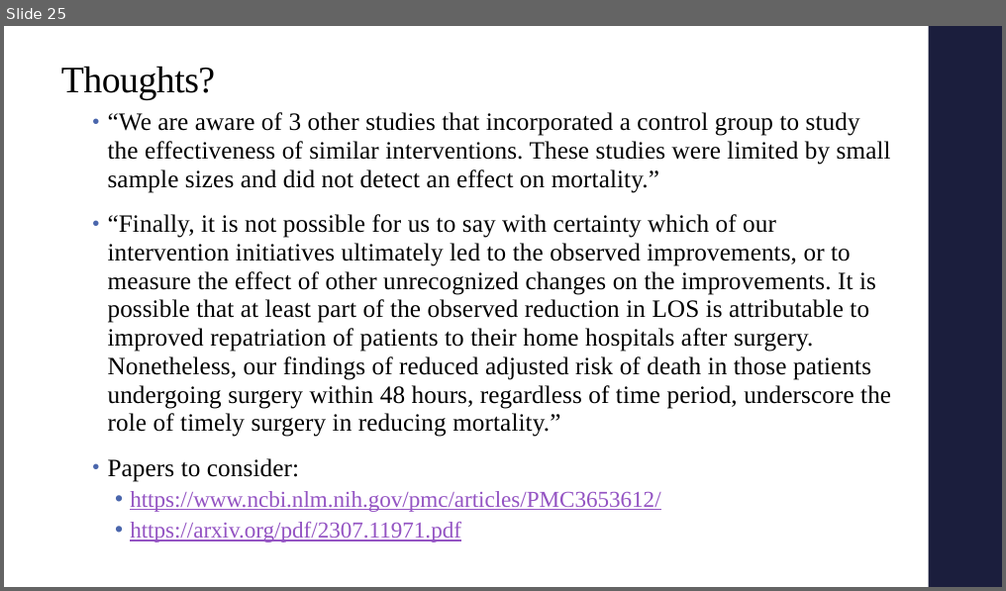
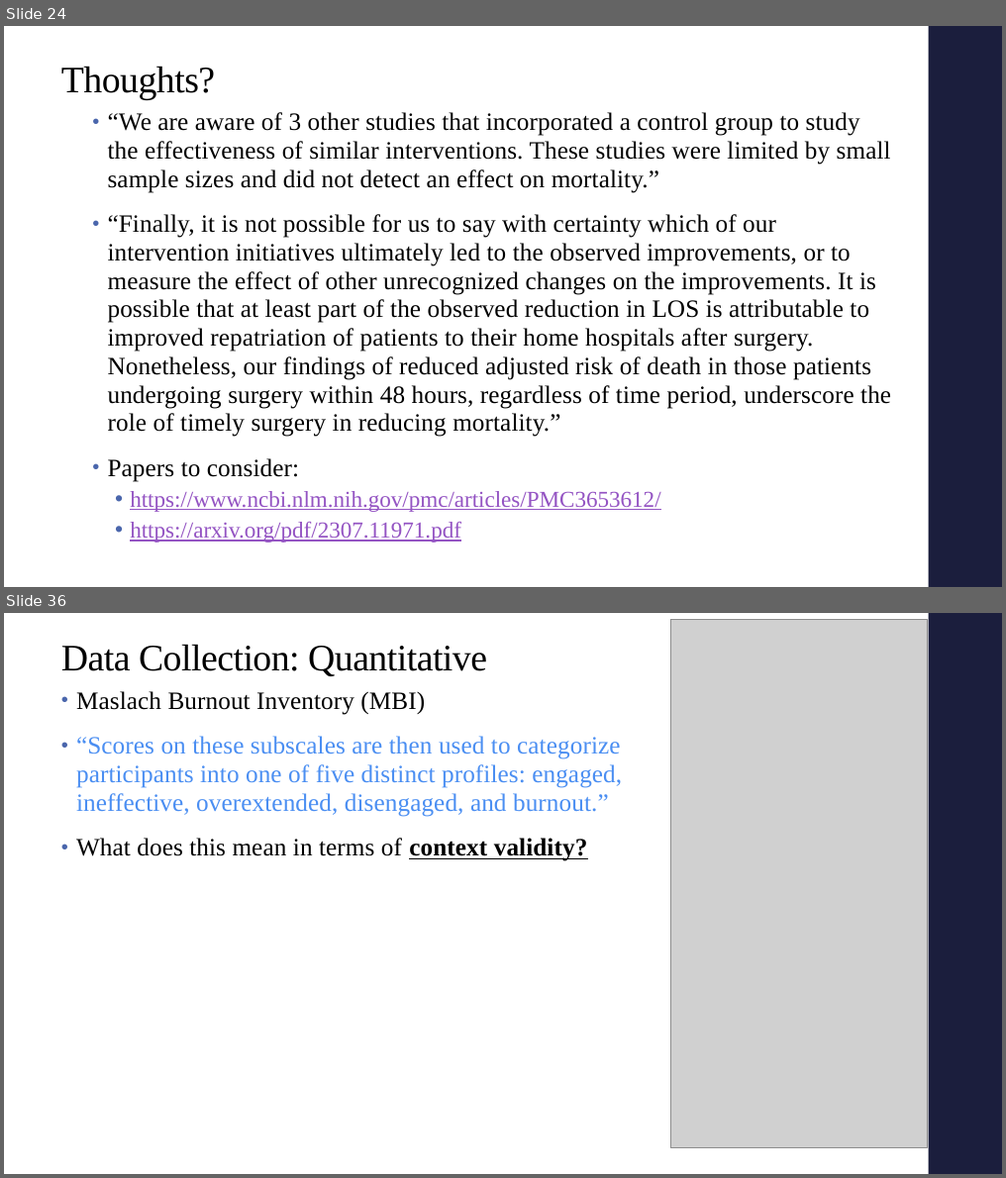
Before and after one commit to alex-hoagland/HAD5772, a slide deck: Lectures/Lecture10_SurvivalAnalysis_MixedMethods/Lecture10_SurvivalAnalysis_MixedMethods.pptx. Shown one above the other, each under a label of ours: slide 25 before the commit, slides 24 and 36 after it; the slides between them are not shown. The pictures are 1006x591 and 1006x1178 pixels, drawn with LibreOffice and Linux fonts; fonts in the diff are those of the drawing; grey boxes stand for pictures. Boxes give left, top, right and bottom in pixels: in the first picture for what was removed or moved away, otherwise in the second. Text is boxed around its words. In the diff, an @@ line names an element or a change of style, - is before the commit and + after.

```diff
--- a/Lectures/Lecture10_SurvivalAnalysis_MixedMethods/Lecture10_SurvivalAnalysis_MixedMethods.pptx
+++ b/Lectures/Lecture10_SurvivalAnalysis_MixedMethods/Lecture10_SurvivalAnalysis_MixedMethods.pptx
@@ slide 36 added at (4,613,1002,1174), background #FFFFFF; not listed: 1 template element that a slide beside it also shows @@
@@ picture added at (671,619,928,1149) @@
@@ title added at (61,644,487,676), 36 pt, text #000000 @@
+Data Collection: Quantitative
@@ text added at (76,691,622,861), 24 pt, text #4A8EF2 @@
+• Maslach Burnout Inventory (MBI)
+• “Scores on these subscales are then used to categorize participants into one of five distinct profiles: engaged, ineffective, overextended, disengaged, and burnout.”
+• What does this mean in terms of context validity?
@@ what was slide 25 is now slide 24 @@
```
Also in this commit, not shown: 1 slide changed, 24 other slides added, 1 slide removed.
